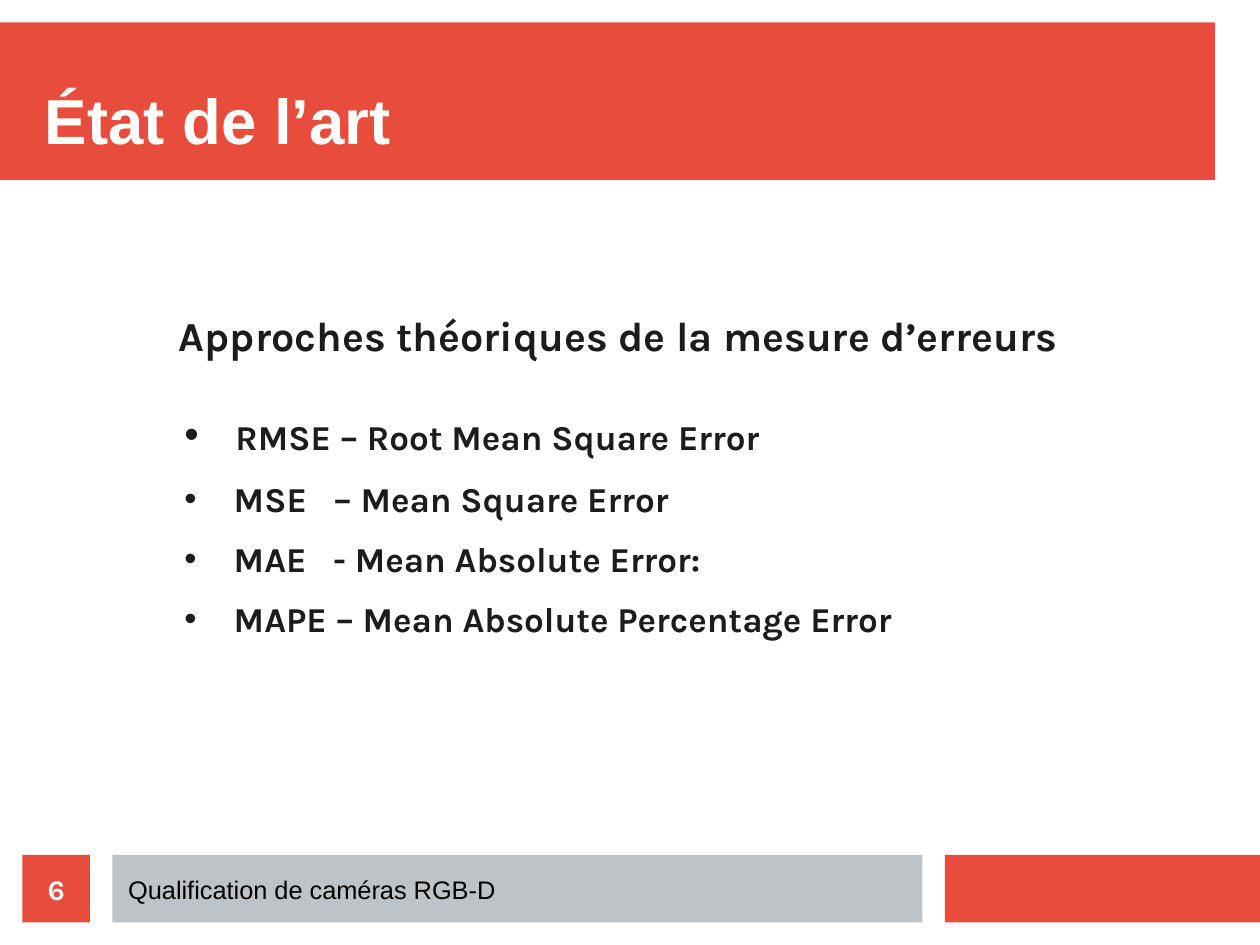
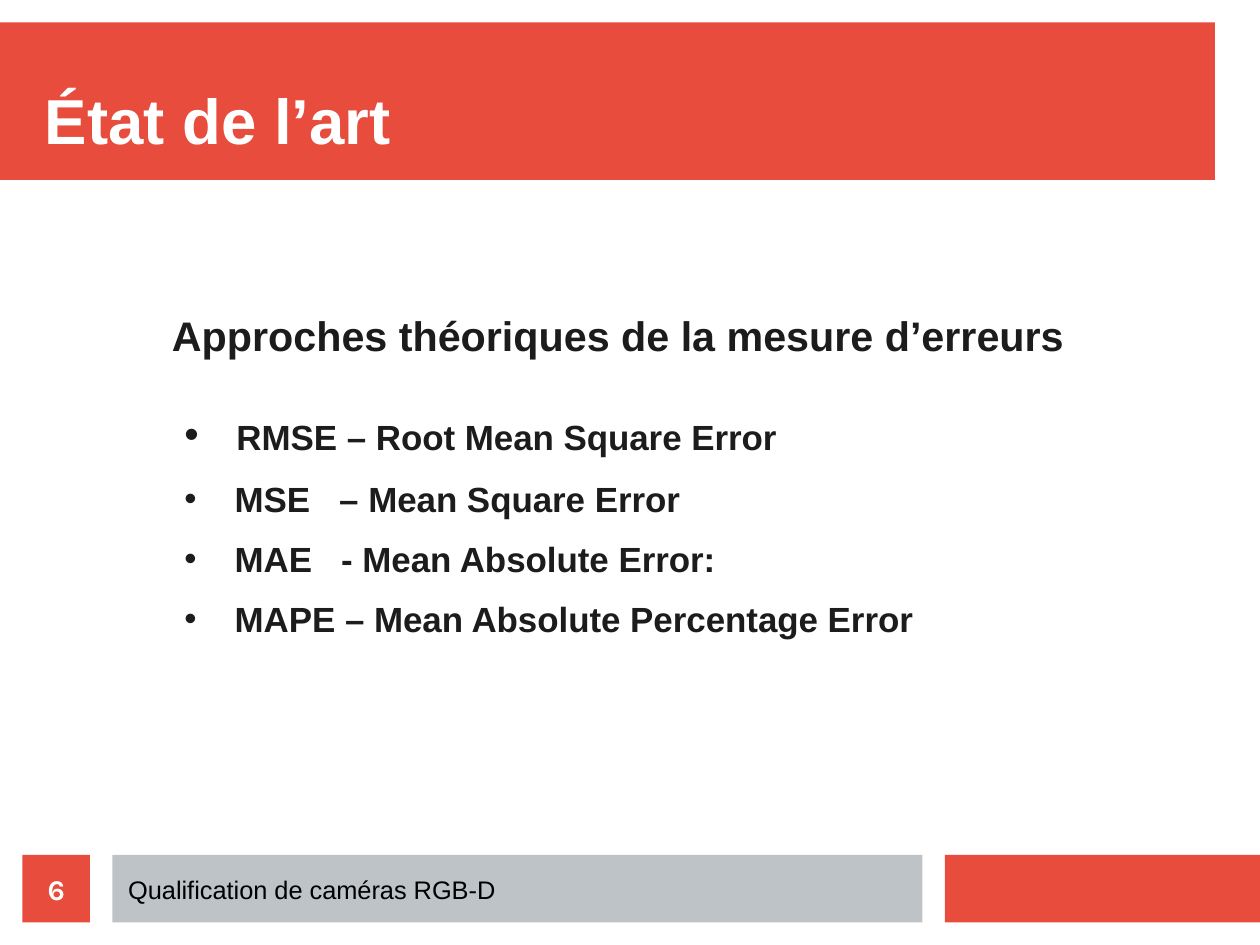
Before and after one commit to YasmineBOU/MemoireProjetTuteure, a slide deck: slide 6 of Présentations/présentation.odp. Drawn at 1260x945 pixels with LibreOffice and Linux fonts; fonts in the diff are those of the drawing. Boxes give left, top, right and bottom in pixels: in the first picture for what was removed or moved away, otherwise in the second. Text is boxed around its words. In the diff, an @@ line names an element or a change of style, - is before the commit and + after.

```diff
--- a/Présentations/présentation.odp
+++ b/Présentations/présentation.odp
@@ text "Approches théoriques de la mesure ..." at (172,320,1064,359): font Karla to Arial @@
@@ text "RMSE – Root Mean Square ..." at (235,425,913,639): font Karla to Arial @@
```
Also in this commit, not shown: 5 other slides changed, 1 slide added, 3 slides removed, 1 other file.
